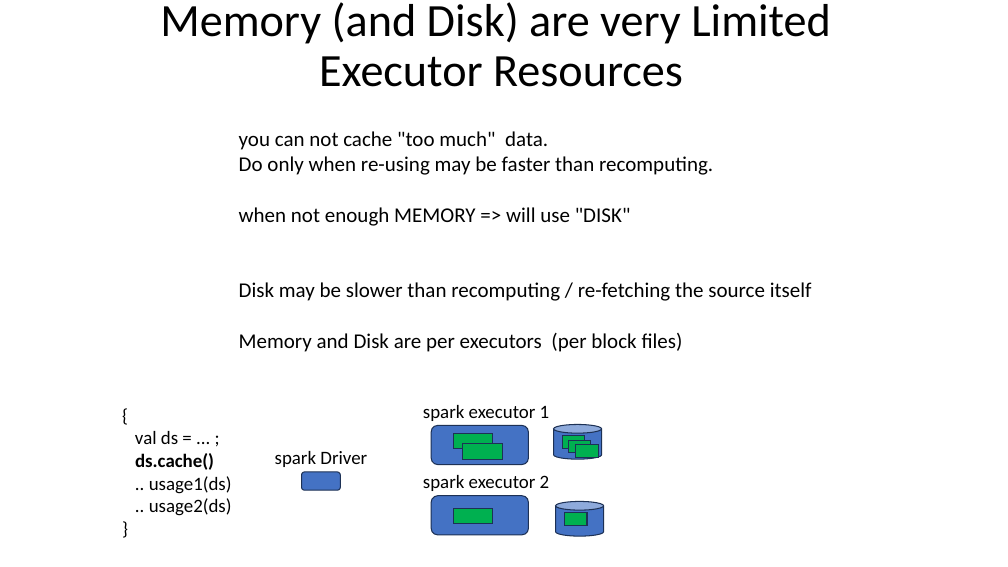
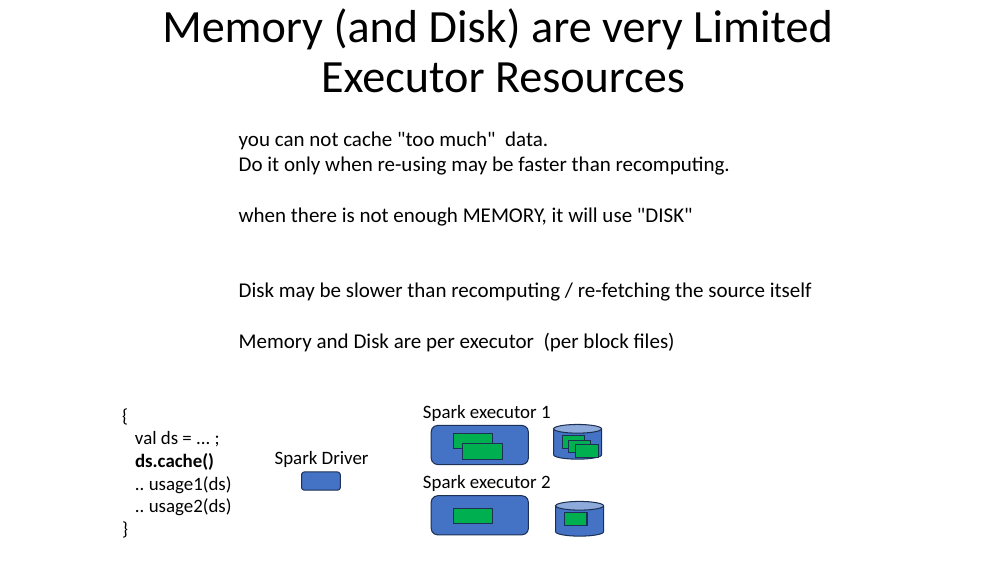
Before and after one commit to Arnaud-Nauwynck/presentations, a slide deck: slide 14 of pres-bigdata/13-dataset-lineage-eval-caching.pptx (slide 13 before the commit). Drawn at 1008x567 pixels with LibreOffice and Linux fonts; fonts in the diff are those of the drawing. Boxes give left, top, right and bottom in pixels: in the first picture for what was removed or moved away, otherwise in the second. Text is boxed around its words. In the diff, an @@ line names an element or a change of style, - is before the commit and + after.

```diff
--- a/pres-bigdata/13-dataset-lineage-eval-caching.pptx
+++ b/pres-bigdata/13-dataset-lineage-eval-caching.pptx
@@ title "Memory (and Disk) are very ...": place and size @@
-title "Memory (and Disk) are very ..." at <box>160,2,831,87</box>
+title "Memory (and Disk) are very ..." at <box>162,8,833,93</box>
@@ text at <box>239,156,730,226</box>: text changed @@
-Do only when re-using may be faster than recomputing.
-when not enough MEMORY => will use "DISK"
+Do it only when re-using may be faster than recomputing.
+when there is not enough MEMORY, it will use "DISK"
@@ text at <box>239,333,675,352</box>: text changed @@
-Memory and Disk are per executors (per block files)
+Memory and Disk are per executor (per block files)
@@ text at <box>423,405,551,421</box>: text changed @@
-spark executor 1
+Spark executor 1
@@ text at <box>275,451,369,467</box>: text changed @@
-spark Driver
+Spark Driver
@@ text at <box>423,475,551,491</box>: text changed @@
-spark executor 2
+Spark executor 2
```
Also in this commit, not shown: 12 other slides changed, 10 slides added, 1 slide removed, 12 other files.
